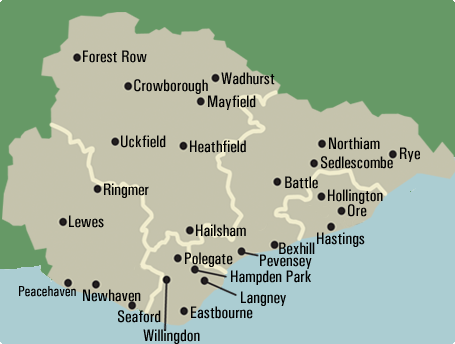
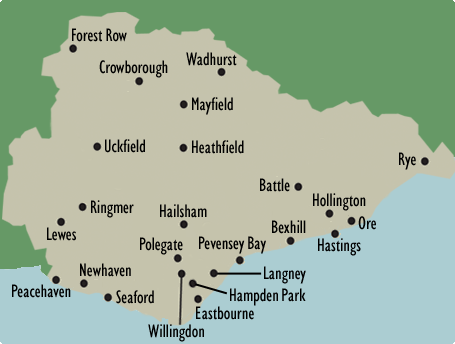
Revision of a layered w=455, h=344 image; what changed, layer by layer:
removed layer "Sedlescombe" over [321, 156, 393, 169]
painted on "Battle" over [260, 176, 318, 192]
painted on "Hollington" over [313, 189, 383, 211]
painted on "Hastings" over [317, 232, 365, 256]
painted on "Bexhill" over [272, 220, 315, 255]
painted on "Hailsham" over [160, 204, 246, 237]
renamed "Pevensey" to "Pevensey Bay", painted on it over [199, 236, 312, 269]
painted on "Polegate" over [140, 237, 233, 267]
painted on "Hampden Park" over [230, 270, 311, 306]
painted on "Langney" over [241, 266, 306, 306]
painted on "Willingdon" over [143, 324, 204, 344]
painted on "Seaford" over [116, 290, 161, 323]
painted on "Newhaven" over [80, 263, 141, 302]
painted on "Peacehaven" over [12, 284, 76, 298]
painted on "Lewes" over [47, 215, 104, 241]
painted on "Ringmer" over [91, 183, 149, 218]
painted on "Uckfield" over [105, 135, 166, 153]
painted on "Mayfield" over [192, 95, 256, 115]
painted on "Wadhurst" over [186, 52, 275, 85]
painted on "Crowborough" over [99, 60, 208, 94]
painted on "Forest Row" over [72, 28, 147, 63]
added layer "Markers" above "Internal borders" over [50, 43, 431, 325]
renamed "Libraries" to "East Sussex shape", painted on it over [12, 28, 431, 331]
renamed "Layer 2" to "Land and sea", painted on it over [12, 28, 431, 344]
…and 7 more changes (2 added, 4 painted, 1 removed)
